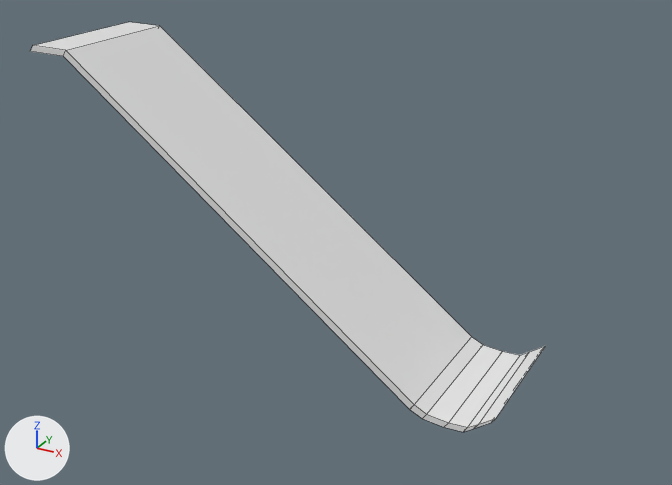
The Blender file Assets/Models/Ramp.blend as it was, and as the next commit left it.
Rendered twice from a camera (50 mm lens) standing at (23.7, -33.3, 13.5) and looking at (5.6, -0.3, -3.0). Lighting does not change. The marker at lower left points along +X, +Y and +Z. Mesh edges are drawn as thin lines.
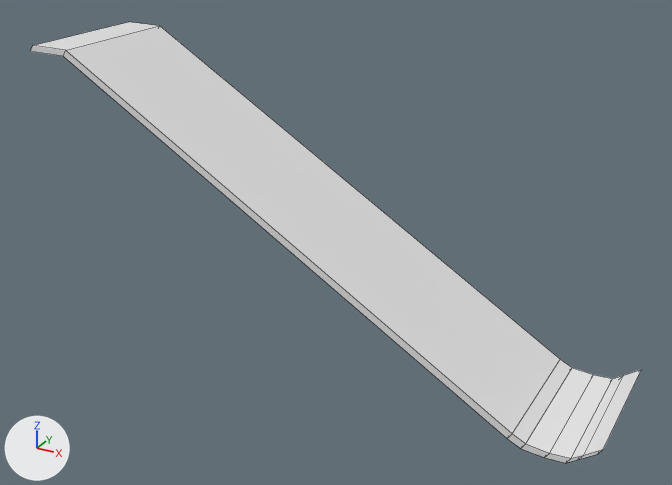
Commit message: Sorted ramp level

Pixel boxes [x1, y1, x2, y2] of what changed, in the pictures (672 x 485 px; the box of a moved part takes in the faces that stretch with it):
'Cube', reshaped (19% wider, 8% taller): before [30, 22, 545, 432]; after [30, 22, 641, 463]
part 1 of me_cube_001, moved or reshaped: before [65, 26, 545, 432]; after [65, 26, 641, 463]

The change, as a list of edits to the scene's bpy script:
```text
Change me_cube_001:
    where me_cube_001.from_pydata(...)  # 32 vertices, 30 faces; spans x -8.5..14.4, y -3.2..3.2, z -8.7..4.8
    used by ob_cube; location = (0.0, 0.0, 0.0)
    me_cube_001 part 1: all 24 vertices in x 10.7..14.4, y -3.2..3.2, z -8.7..-7.6 are moved by (4.2, 0.0, 0.0)
```
